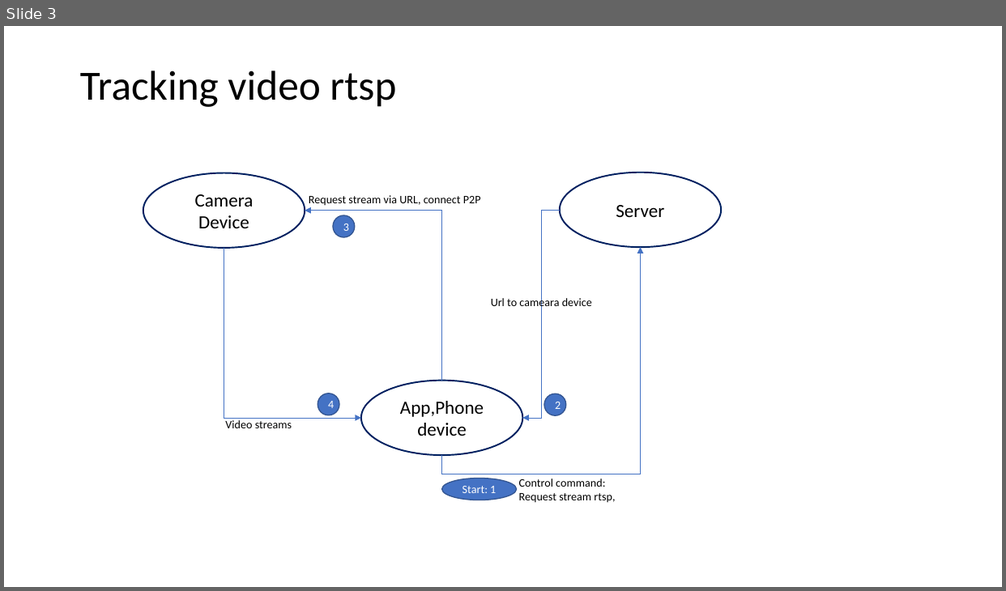
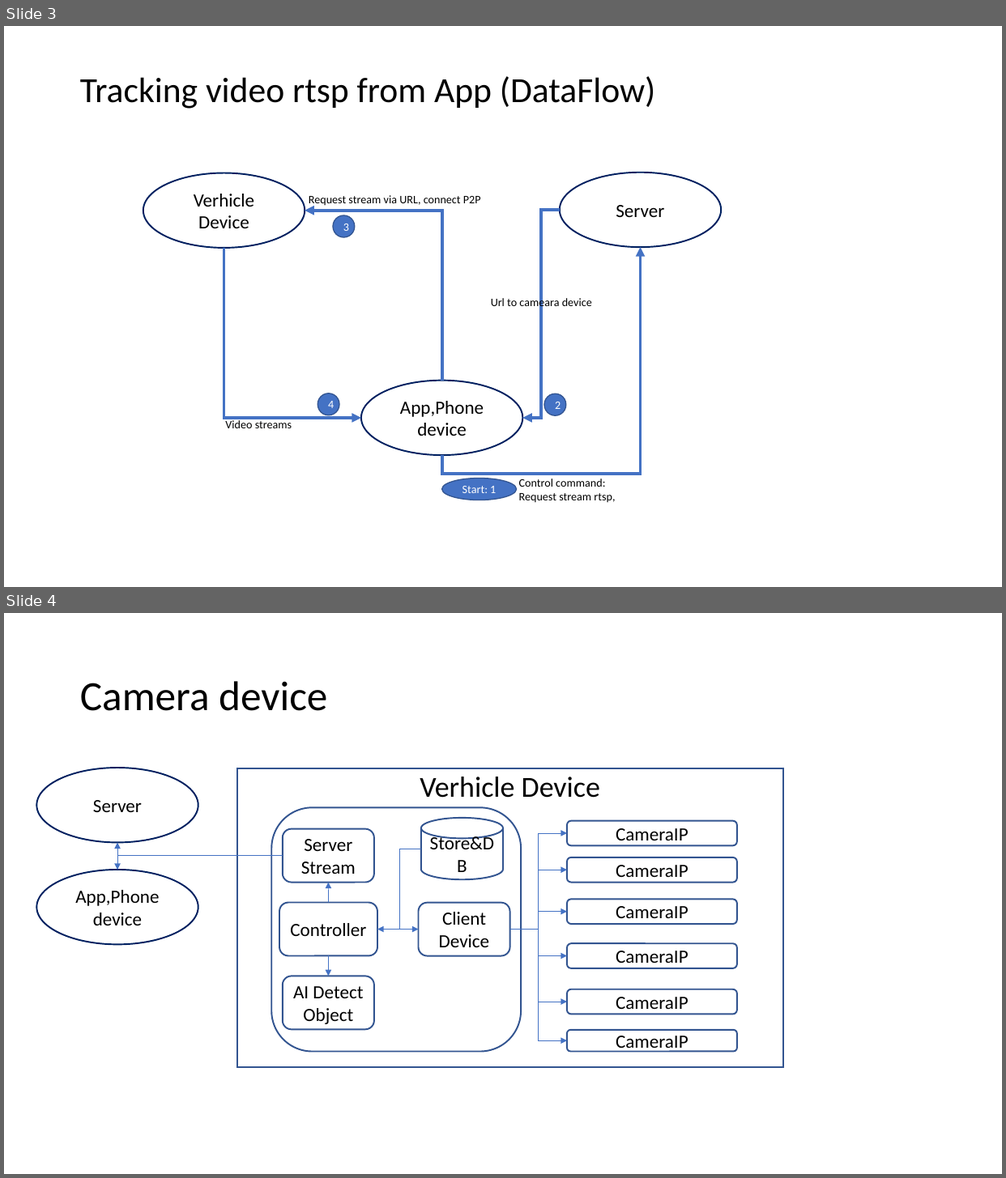
Before and after one commit to TruongGlacio/VideoStream, a slide deck: Documents/Systems structure.pptx. Shown one above the other, each under a label of ours: slide 3 before the commit, slides 3 and 4 after it. The pictures are 1006x591 and 1006x1178 pixels, drawn with LibreOffice and Linux fonts; fonts in the diff are those of the drawing. Boxes give left, top, right and bottom in pixels: in the first picture for what was removed or moved away, otherwise in the second. Text is boxed around its words. In the diff, an @@ line names an element or a change of style, - is before the commit and + after.

```diff
--- a/Documents/Systems structure.pptx
+++ b/Documents/Systems structure.pptx
@@ slide 4 added at bbox=[4, 613, 1002, 1174], background #FFFFFF @@
@@ title added at bbox=[80, 681, 327, 711], 40 pt, text #000000 @@
+Camera device
@@ ellipse added at bbox=[37, 768, 198, 843], outline #002060 1.5 pt, 18 pt, text #000000 @@
+Server
@@ text added at bbox=[236, 768, 783, 1067], outline #325491 1.5 pt, 28 pt, text #000000 @@
+Verhicle Device
@@ rounded rectangle added at bbox=[271, 807, 521, 1052], outline #325491 1.5 pt @@
@@ rounded rectangle added at bbox=[283, 829, 374, 883], outline #325491 1.5 pt, 18 pt, text #000000 @@
+Server Stream
@@ cylinder added at bbox=[421, 818, 503, 880], outline #325491 1.5 pt, 18 pt, text #000000 @@
+Store&DB
@@ rounded rectangle added at bbox=[567, 821, 737, 845], outline #325491 1.5 pt, 18 pt, text #000000 @@
+CameraIP
@@ elbow arrow added from (283, 855) to (117, 843), #4472C4 0.5 pt @@
@@ elbow arrow added from (283, 855) to (117, 870), #4472C4 0.5 pt @@
@@ elbow arrow added from (421, 849) to (377, 930), #4472C4 0.5 pt @@
@@ elbow arrow added from (510, 930) to (567, 833), #4472C4 0.5 pt @@
@@ ellipse added at bbox=[37, 870, 198, 944], outline #002060 1.5 pt, 18 pt, text #000000 @@
+App,Phone device
@@ elbow arrow added from (510, 930) to (567, 870), #4472C4 0.5 pt @@
@@ rounded rectangle added at bbox=[567, 858, 737, 883], outline #325491 1.5 pt, 18 pt, text #000000 @@
+CameraIP
@@ rounded rectangle added at bbox=[279, 903, 377, 956], outline #325491 1.5 pt, 18 pt, text #000000 @@
+Controller
@@ arrow added from (329, 903) to (328, 883), #4472C4 0.5 pt @@
@@ rounded rectangle added at bbox=[419, 903, 510, 956], outline #325491 1.5 pt, 18 pt, text #000000 @@
+Client Device
@@ rounded rectangle added at bbox=[567, 899, 737, 924], outline #325491 1.5 pt, 18 pt, text #000000 @@
+CameraIP
@@ elbow arrow added from (510, 930) to (567, 912), #4472C4 0.5 pt @@
@@ elbow arrow added from (377, 930) to (419, 930), #4472C4 0.5 pt @@
@@ elbow arrow added from (510, 930) to (567, 956), #4472C4 0.5 pt @@
@@ elbow arrow added from (510, 930) to (567, 1003), #4472C4 0.5 pt @@
@@ elbow arrow added from (510, 930) to (567, 1041), #4472C4 0.5 pt @@
@@ rounded rectangle added at bbox=[567, 944, 737, 969], outline #325491 1.5 pt, 18 pt, text #000000 @@
+CameraIP
@@ rounded rectangle added at bbox=[283, 976, 374, 1029], outline #325491 1.5 pt, 18 pt, text #000000 @@
+AI Detect Object
@@ elbow arrow added from (329, 956) to (328, 976), #4472C4 0.5 pt @@
@@ rounded rectangle added at bbox=[567, 990, 737, 1014], outline #325491 1.5 pt, 18 pt, text #000000 @@
+CameraIP
@@ rounded rectangle added at bbox=[567, 1030, 737, 1052], outline #325491 1.5 pt, 18 pt, text #000000 @@
+CameraIP
@@ slide 3 changed as well @@
@@ text at bbox=[80, 76, 656, 109]: text changed; size 40 to 34 pt @@
-Tracking video rtsp
+Tracking video rtsp from App (DataFlow)
@@ text in ellipse at bbox=[194, 194, 254, 228]: text changed @@
-Camera Device
+Verhicle Device
@@ elbow arrow (442, 381) - (305, 210): stroke #4472C4 0.5 pt to #4472C4 3 pt @@
@@ elbow arrow (560, 210) - (522, 418): stroke #4472C4 0.5 pt to #4472C4 3 pt @@
@@ elbow arrow (224, 248) - (361, 418): stroke #4472C4 0.5 pt to #4472C4 3 pt @@
@@ elbow arrow (442, 456) - (641, 248): stroke #4472C4 0.5 pt to #4472C4 3 pt @@
```
Also in this commit, not shown: 2 other slides changed, 2 other slides added, 1 slide removed.
